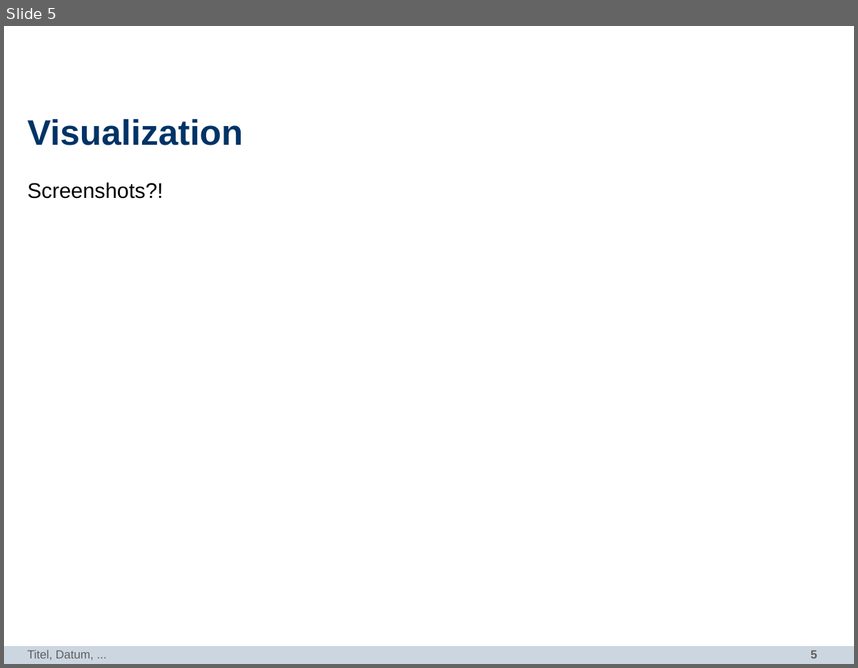
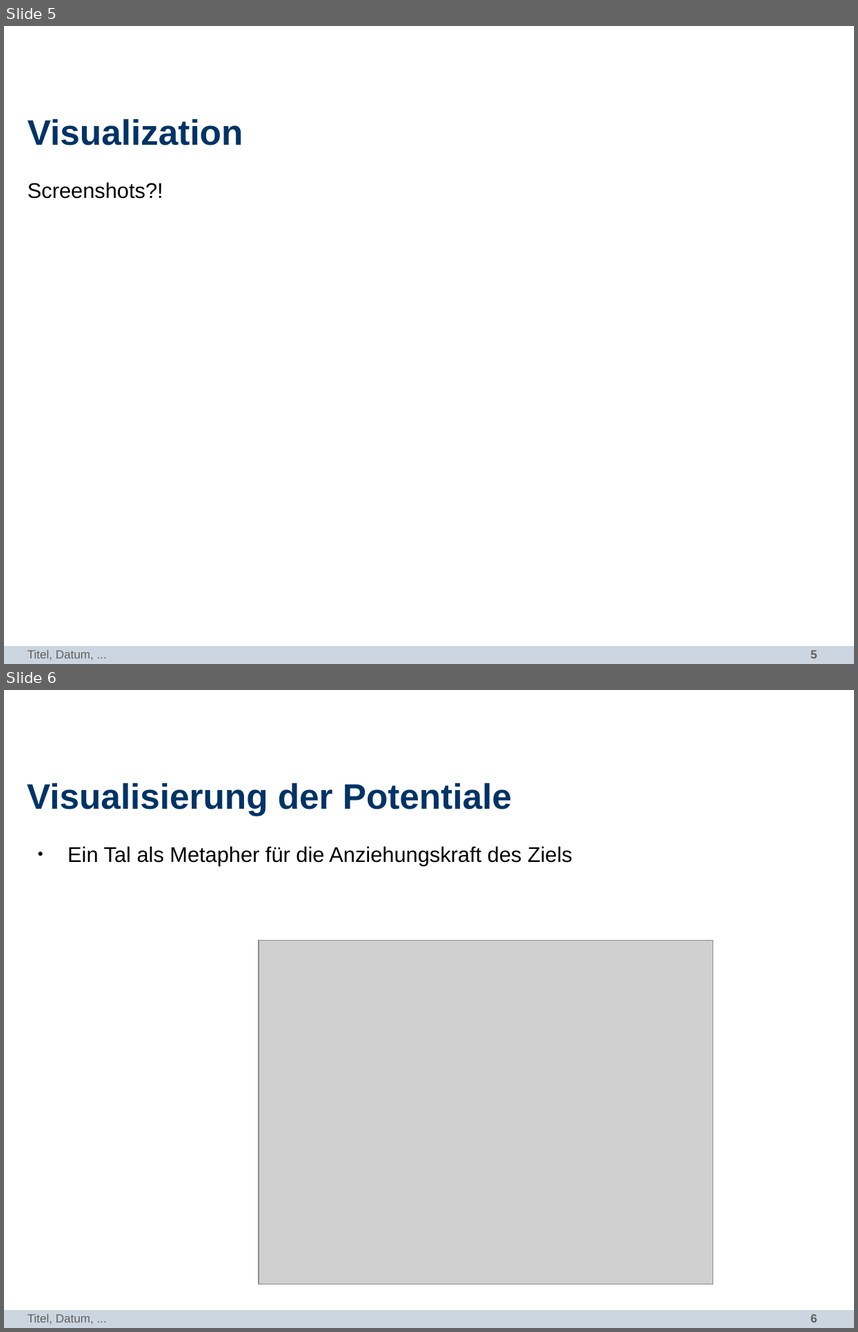
Before and after one commit to mthiop/mthiop.github.io, a slide deck: pres/PP_DataViz.odp. Shown one above the other, each under a label of ours: slide 5 before the commit, slides 5 and 6 after it. The pictures are 858x668 and 858x1332 pixels, drawn with LibreOffice and Linux fonts; fonts in the diff are those of the drawing; grey boxes stand for pictures; background and template pictures are left out. Boxes give left, top, right and bottom in pixels: in the first picture for what was removed or moved away, otherwise in the second. Text is boxed around its words. In the diff, an @@ line names an element or a change of style, - is before the commit and + after.

Commit message:
Präsentation Visualisierung 3D

```diff
--- a/pres/PP_DataViz.odp
+++ b/pres/PP_DataViz.odp
@@ slide 6 added at <box>4,690,854,1328</box>, background #FFFFFF; not listed: 2 template elements that a slide beside it also shows @@
@@ title added at <box>27,782,512,816</box>, 30 pt, text #003366, bold @@
+Visualisierung der Potentiale
@@ text added at <box>67,846,573,865</box>, 18 pt, text #000000 @@
+● Ein Tal als Metapher für die Anziehungskraft des Ziels
@@ picture added at <box>258,940,712,1283</box> @@
@@ text added at <box>27,1313,94,1323</box>, 10 pt, text #5F5F5F @@
+Titel, Datum, ...
```
Also in this commit, not shown: 2 other slides added, 1 slide removed, 3 other files.
